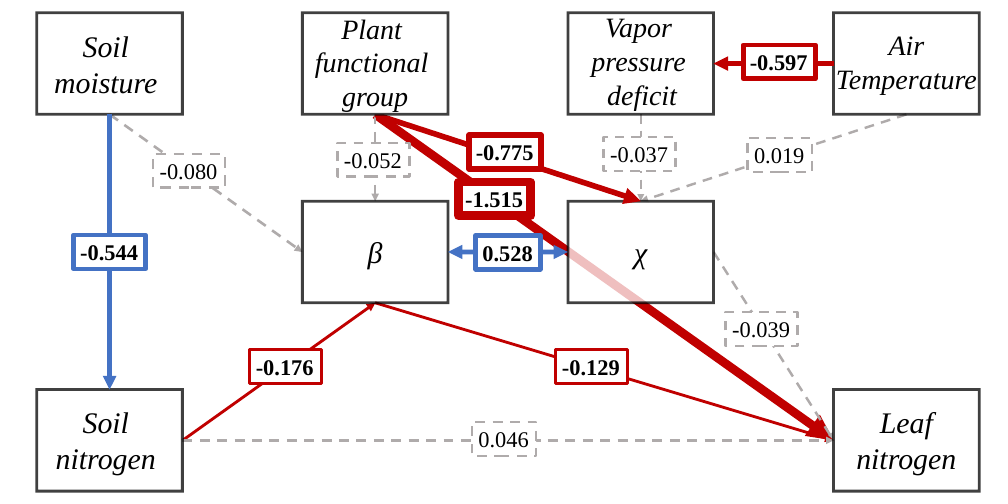
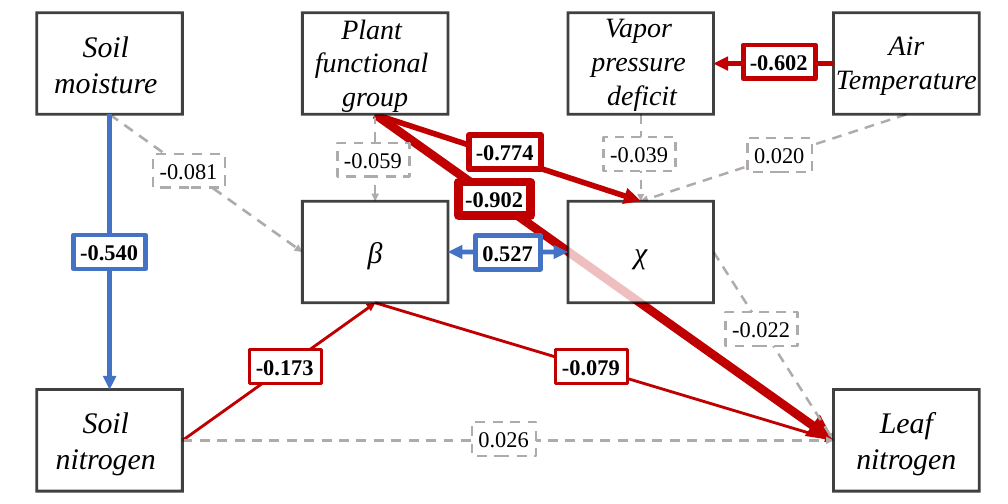
Before and after one commit to eaperkowski/TX_ecolab_leafNitrogen, a slide deck: slide 1 of working_drafts/figs/TXeco_SEM_ppt_fig.pptx. Drawn at 1008x504 pixels with LibreOffice and Linux fonts; fonts in the diff are those of the drawing. Boxes give left, top, right and bottom in pixels: in the first picture for what was removed or moved away, otherwise in the second. Text is boxed around its words. In the diff, an @@ line names an element or a change of style, - is before the commit and + after.

```diff
--- a/working_drafts/figs/TXeco_SEM_ppt_fig.pptx
+++ b/working_drafts/figs/TXeco_SEM_ppt_fig.pptx
@@ text in rectangle at [750, 55, 808, 71]: text changed @@
--0.597
+-0.602
@@ text in rectangle at [476, 145, 534, 161]: text changed @@
--0.775
+-0.774
@@ text in rectangle at [610, 147, 668, 163]: text changed @@
--0.037
+-0.039
@@ text in rectangle at [754, 148, 804, 164]: text changed @@
-0.019
+0.020
@@ text in rectangle at [160, 164, 218, 180]: text changed @@
--0.080
+-0.081
@@ text in rectangle at [344, 153, 402, 169]: text changed @@
--0.052
+-0.059
@@ text in rectangle at [465, 192, 523, 213]: text changed @@
--1.515
+-0.902
@@ text in rectangle at [80, 245, 138, 261]: text changed @@
--0.544
+-0.540
@@ text in rectangle at [482, 246, 532, 262]: text changed @@
-0.528
+0.527
@@ text in rectangle at [732, 322, 790, 338]: text changed @@
--0.039
+-0.022
@@ text in rectangle at [256, 360, 314, 376]: text changed @@
--0.176
+-0.173
@@ text in rectangle at [562, 360, 620, 376]: text changed @@
--0.129
+-0.079
@@ text in rectangle at [478, 432, 528, 448]: text changed @@
-0.046
+0.026
```
Also in this commit, not shown: 7 other files.
